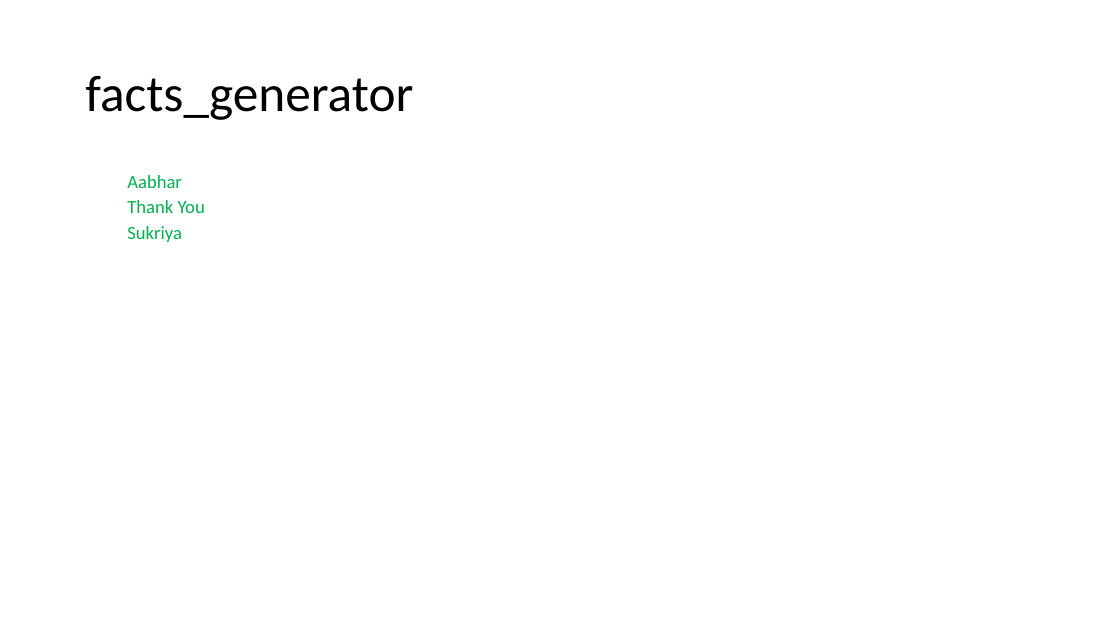
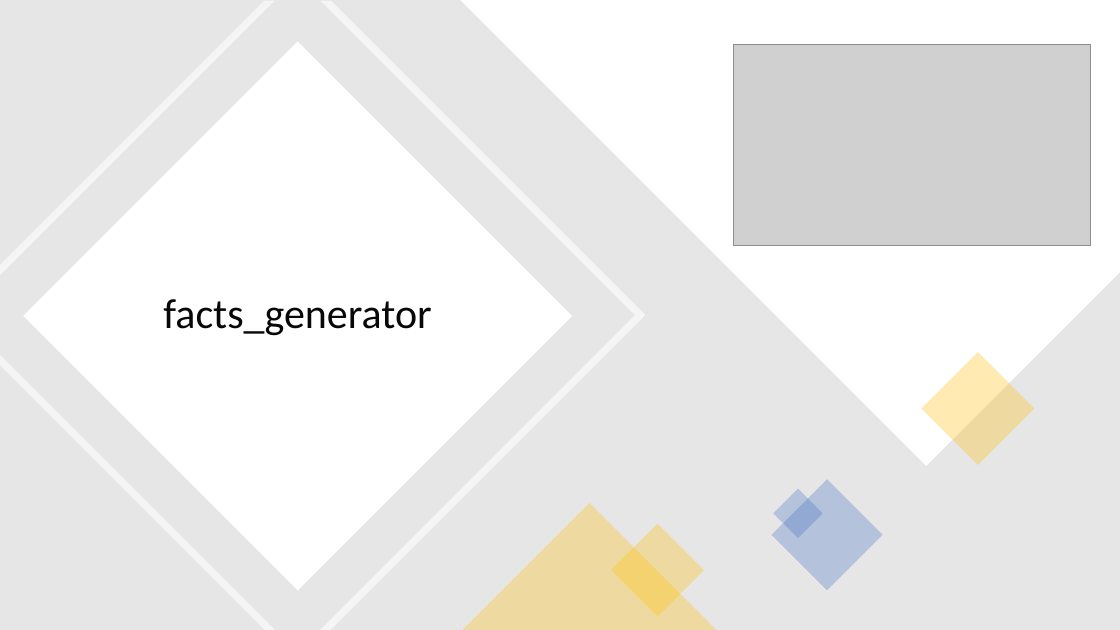
Before and after one commit to aliasgar1978/facts_generator, a slide deck: slide 6 of facts_generator.pptx. Drawn at 1120x630 pixels with LibreOffice and Linux fonts; fonts in the diff are those of the drawing; grey boxes stand for pictures. Boxes give left, top, right and bottom in pixels: in the first picture for what was removed or moved away, otherwise in the second. Text is boxed around its words. In the diff, an @@ line names an element or a change of style, - is before the commit and + after.

```diff
--- a/facts_generator.pptx
+++ b/facts_generator.pptx
@@ rectangle added at box(0, 0, 1120, 630), fill #E7E6E6 @@
@@ freeform shape added at box(0, 0, 646, 630), fill #FFFFFF at 60% opacity @@
@@ freeform shape added at box(461, 0, 1120, 465), fill #FFFFFF, outline #FFFFFF 1 pt @@
@@ rectangle added at box(23, 41, 572, 590), fill #FFFFFF @@
@@ picture added at box(734, 45, 1091, 245) @@
@@ text removed at box(127, 175, 205, 242) @@
-  Aabhar
-  Thank You
-  Sukriya
@@ title "facts_generator": place and size @@
-title "facts_generator" at box(85, 75, 413, 120)
+title "facts_generator" at box(163, 299, 431, 336)
@@ title "facts_generator" at box(163, 299, 431, 336): size 44 to 36 pt, text colour #000000 to #080808; alignment left to centre @@
@@ rectangle added at box(922, 352, 1035, 465), fill #FFC000 at 30% opacity @@
@@ rectangle added at box(772, 479, 883, 591), fill #4472C4 at 30% opacity @@
@@ triangle added at box(462, 503, 717, 630), fill #FFC000 at 30% opacity @@
@@ rectangle added at box(773, 488, 823, 538), fill #4472C4 at 30% opacity @@
@@ rectangle added at box(612, 524, 704, 617), fill #FFC000 at 30% opacity @@
```
Also in this commit, not shown: 5 other slides changed.
